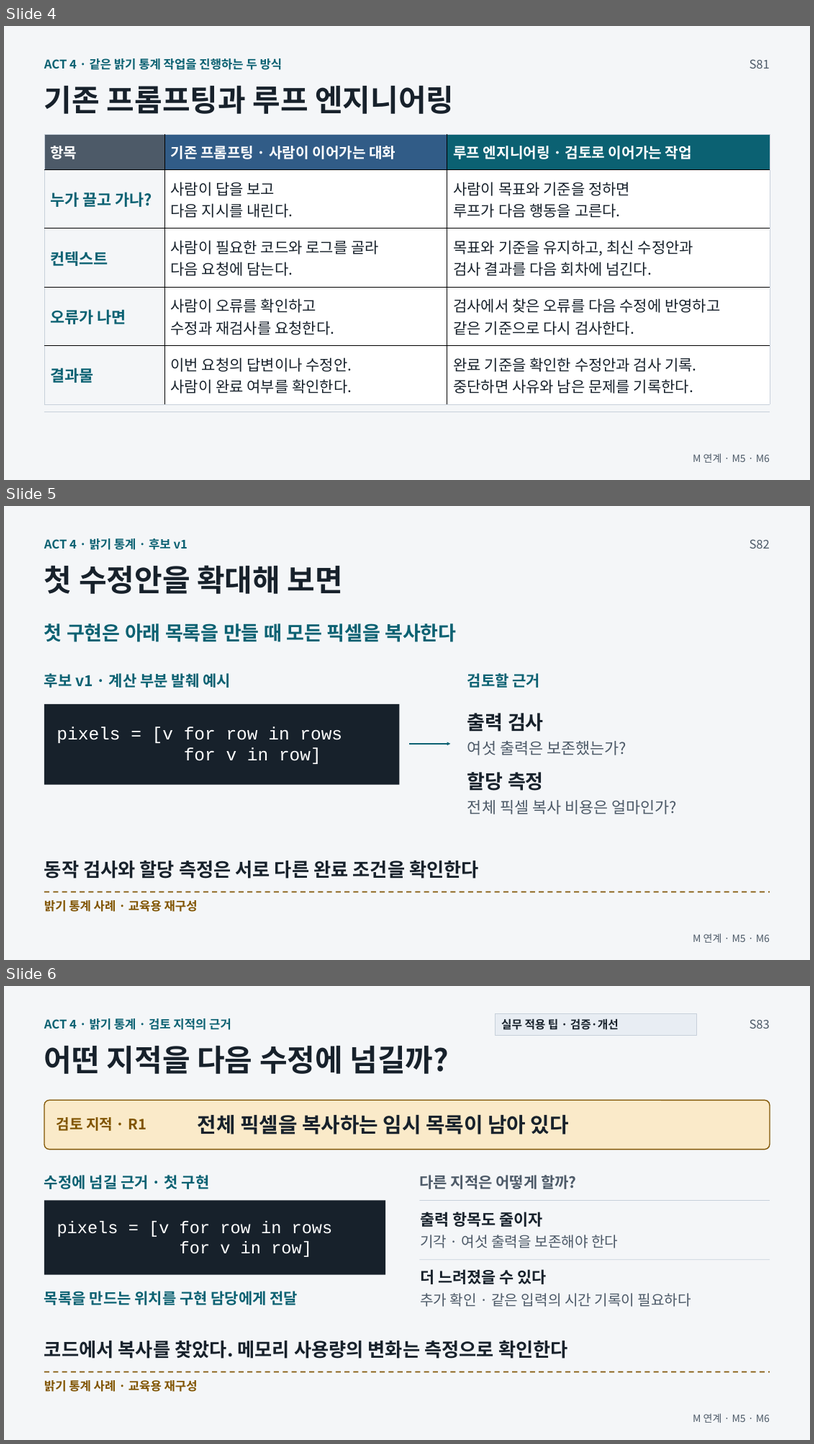
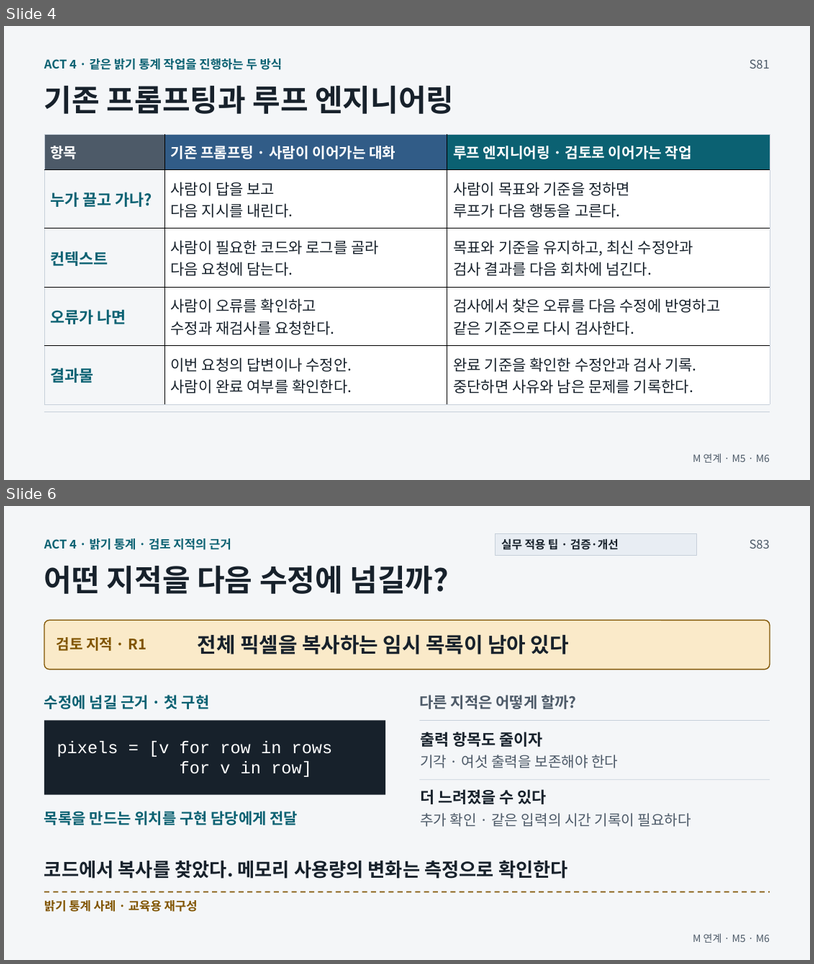
Before and after one commit to GideokKim/ai-dev-training, a slide deck: production/ACT_4.pptx. Shown one above the other, each under a label of ours: slides 4, 5 and 6 before the commit, slides 4 and 6 after it; the slides between them are not shown. The pictures are 814x1444 and 814x964 pixels, drawn with LibreOffice and Linux fonts; fonts in the diff are those of the drawing. Boxes give left, top, right and bottom in pixels: in the first picture for what was removed or moved away, otherwise in the second. Text is boxed around its words. In the diff, an @@ line names an element or a change of style, - is before the commit and + after.

```diff
--- a/production/ACT_4.pptx
+++ b/production/ACT_4.pptx
@@ slide 5 removed at box(4, 506, 810, 960), background #F4F6F8 @@
@@ text removed at box(44, 538, 188, 550) @@
-ACT 4 · 밝기 통계 · 후보 v1
@@ text removed at box(750, 539, 770, 548) @@
-S82
@@ text removed at box(44, 565, 343, 594) @@
-첫 수정안을 확대해 보면
@@ text removed at box(44, 623, 457, 642) @@
-첫 구현은 아래 목록을 만들 때 모든 픽셀을 복사한다
@@ text removed at box(44, 673, 231, 687) @@
-후보 v1 · 계산 부분 발췌 예시
@@ text removed at box(468, 673, 541, 687) @@
-검토할 근거
@@ rectangle removed at box(44, 704, 400, 784) @@
@@ text removed at box(468, 713, 544, 731) @@
-출력 검사
@@ text removed at box(57, 726, 342, 764) @@
-pixels = [v for row in rows
-for v in row]
@@ text removed at box(468, 741, 627, 755) @@
-여섯 출력은 보존했는가?
@@ arrow removed from (410, 744) to (451, 744) @@
@@ text removed at box(468, 772, 544, 790) @@
-할당 측정
@@ text removed at box(468, 800, 677, 814) @@
-전체 픽셀 복사 비용은 얼마인가?
@@ text removed at box(44, 860, 479, 878) @@
-동작 검사와 할당 측정은 서로 다른 완료 조건을 확인한다
@@ line removed from (44, 892) to (771, 892) @@
@@ text removed at box(44, 900, 198, 911) @@
-밝기 통계 사례 · 교육용 재구성
@@ text removed at box(693, 933, 770, 942) @@
-M 연계 · M5 · M6
```
Also in this commit, not shown: 1 slide added, 30 other files.
